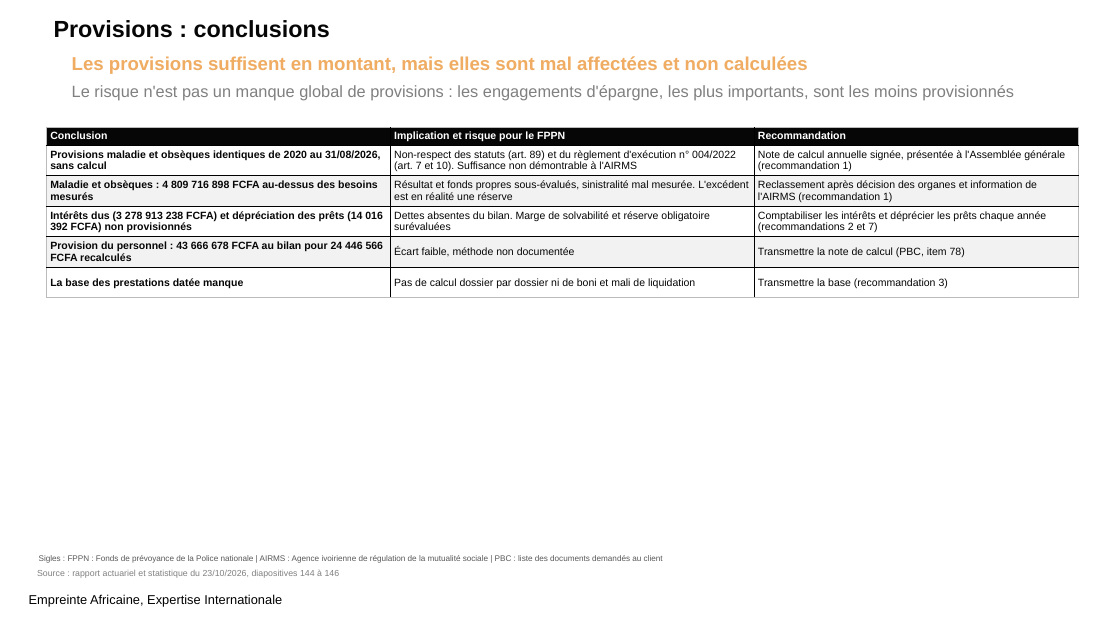
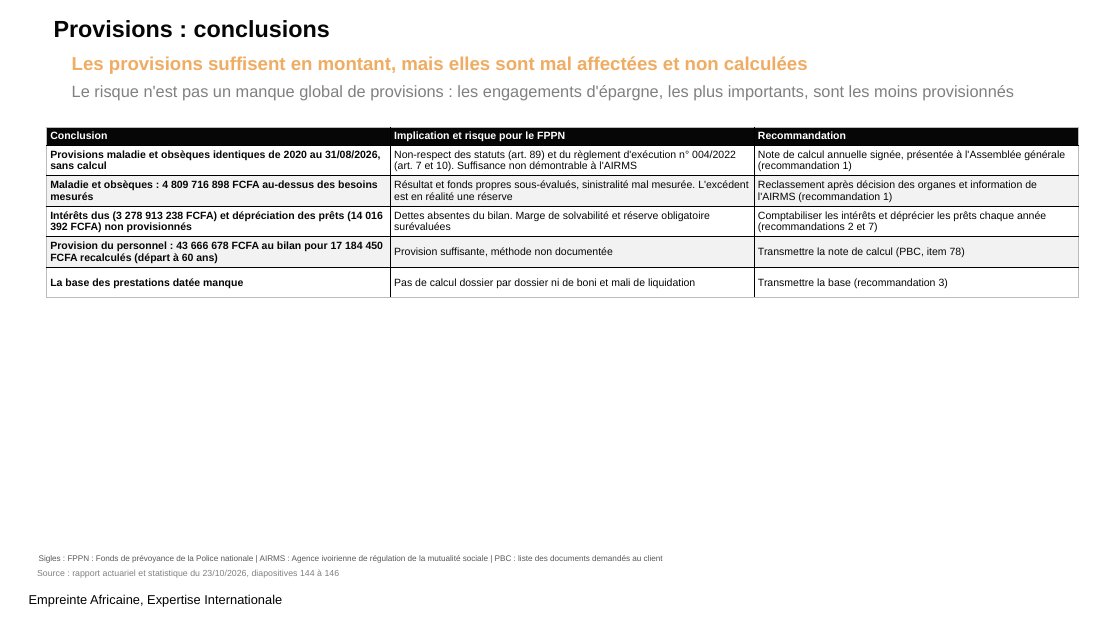
Before and after one commit to siakoel-art/FPPN, a slide deck: slide 14 of FPPN_Resultats_hypotheses_conclusions_20261026.pptx. Drawn at 1120x630 pixels with LibreOffice and Linux fonts; fonts in the diff are those of the drawing; background and template pictures are left out. Boxes give left, top, right and bottom in pixels: in the first picture for what was removed or moved away, otherwise in the second. Text is boxed around its words. In the diff, an @@ line names an element or a change of style, - is before the commit and + after.

```diff
--- a/FPPN_Resultats_hypotheses_conclusions_20261026.pptx
+++ b/FPPN_Resultats_hypotheses_conclusions_20261026.pptx
@@ table at box(46, 128, 1078, 298) @@
-row 5, column 1: Provision du personnel : 43 666 678 FCFA au bilan pour 24 446 566 FCFA recalculés
+row 5, column 1: Provision du personnel : 43 666 678 FCFA au bilan pour 17 184 450 FCFA recalculés (départ à 60 ans)
-row 5, column 2: Écart faible, méthode non documentée
+row 5, column 2: Provision suffisante, méthode non documentée
```
Also in this commit, not shown: 2 other slides changed, 13 other files.
